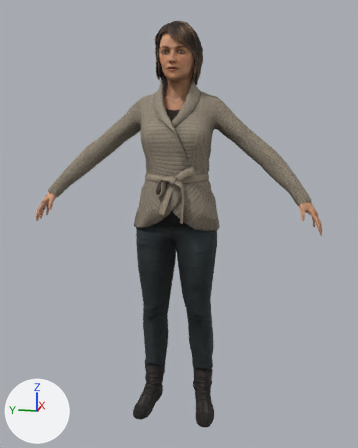
Renders of the glTF model public/gallery/people/textile.glb from each side of a commit.
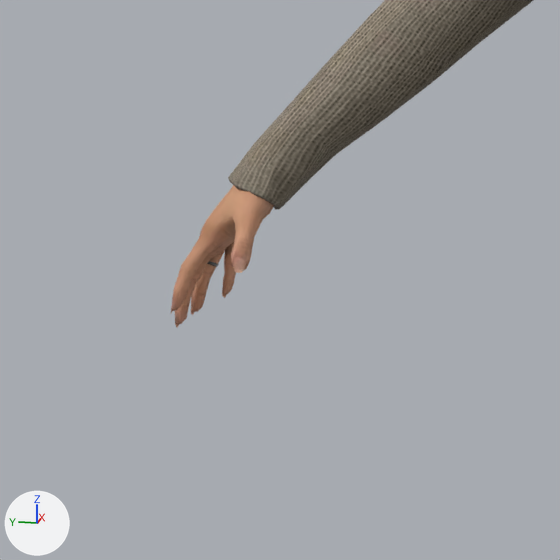
Each version is shown whole from a 50 mm camera at (-2.056, -0.426, 1.418) aimed at (0.024, -0.01, 0.898), then close up on the part from 0% to 33% of the width and 34% to 60% of the height. The lights are fixed; the arrows at lower left show +X, +Y and +Z. The first two pictures are the older version. Where no turn or scale is listed for an object, it has been applied to the vertices.

Objects in the first close-up: 'f017_hipoly_81_bones_opacity'.
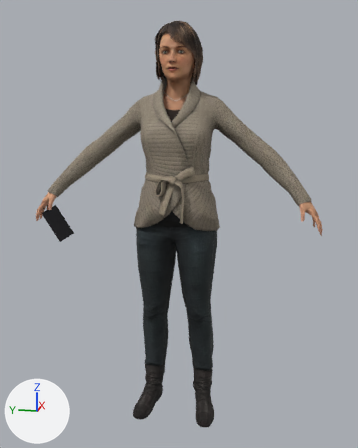
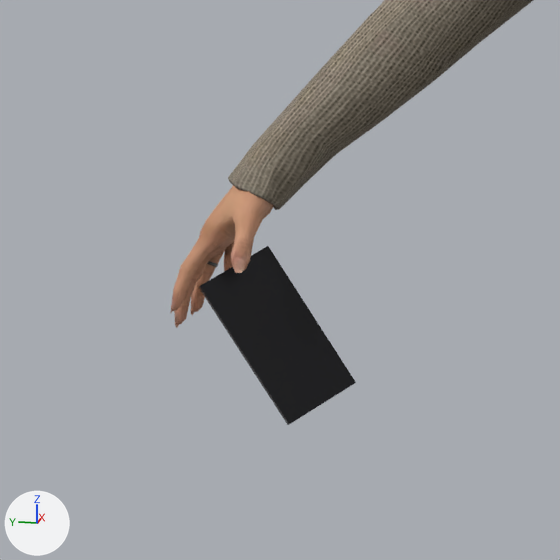
The change, as a list of edits to the scene's bpy script:
```text
Add mat_prop_phone:
    mat_prop_phone = principled_material('prop_phone')
    mat_prop_phone.base_color = (0.00802, 0.00802, 0.0103)  # black #16161a
    mat_prop_phone.metallic = 0.4
    mat_prop_phone.roughness = 0.3
Add me_mesh_0_1:
    me_mesh_0_1.from_pydata([(0.028, -0.06, -0.049), (0.024, 0.017, 0.077), (0.022, -0.064, -0.047), (0.018, 0.013, 0.079), (-0.024, -0.017, -0.077), (-0.028, 0.06, 0.049), (-0.018, -0.013, -0.079), (-0.022, 0.064, 0.047)], [], [(0, 1, 2), (2, 1, 3), (4, 5, 6), (6, 5, 7), (4, 6, 2), (2, 6, 0), (7, 5, 1), (1, 5, 3), (6, 7, 0), (0, 7, 1), (2, 3, 4), (4, 3, 5)])
    me_mesh_0_1.materials.append(mat_prop_phone)  # black #16161a
Change ob_f017_hipoly_81_bones_opacity:
    ob_f017_hipoly_81_bones_opacity.location: (0.001, 0.0, 0.919) -> (0.0, 0.0, 0.919)
Add ob_mesh_0:
    ob_mesh_0 = bpy.data.objects.new('Mesh_0', me_mesh_0_1)
    ob_mesh_0.location = (-0.083, 0.51, 0.901)
```

Changed parts and their boxes [x1, y1, x2, y2] in the close-ups (560 x 560 px):
'f017_hipoly_81_bones_opacity', moved: [171, 0, 533, 328] in both
'Mesh_0', added (black): after [199, 246, 356, 425]
